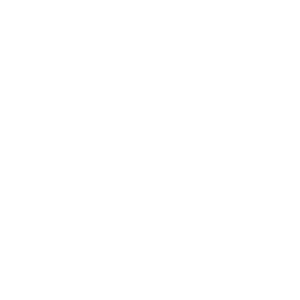
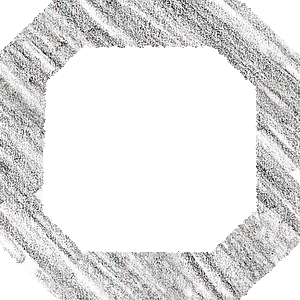
The second 300 × 300 image is a revision of the first. Changes to its layers:
painted on "tank" over left=0, top=0, right=300, bottom=300
